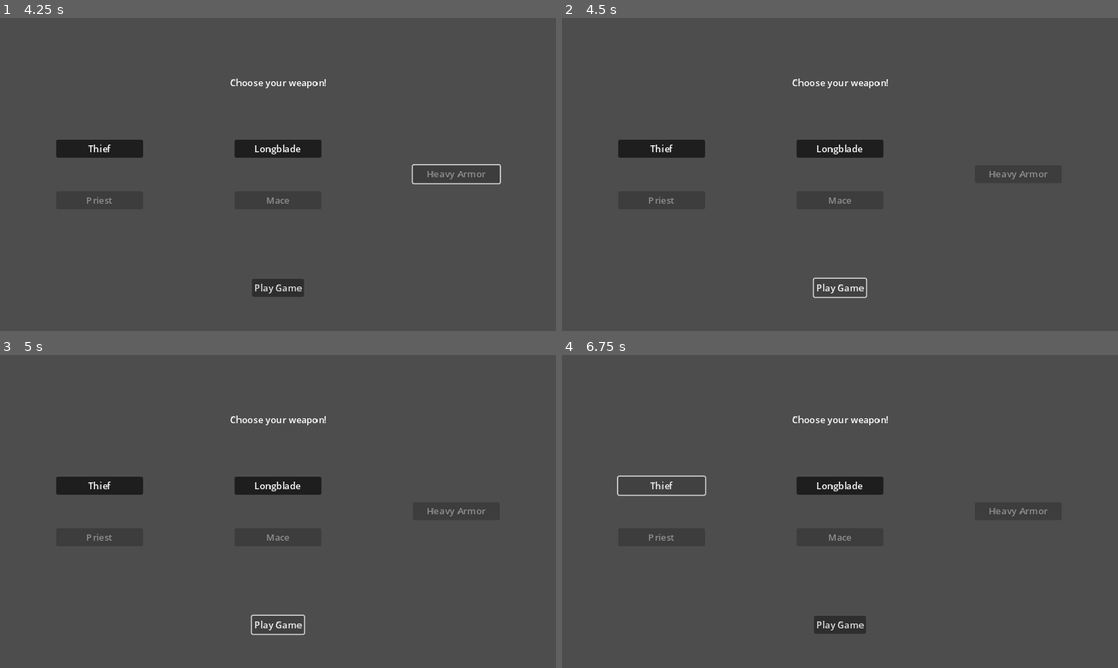
Above: before the commit, frames 1-4 (two rows, left to right).
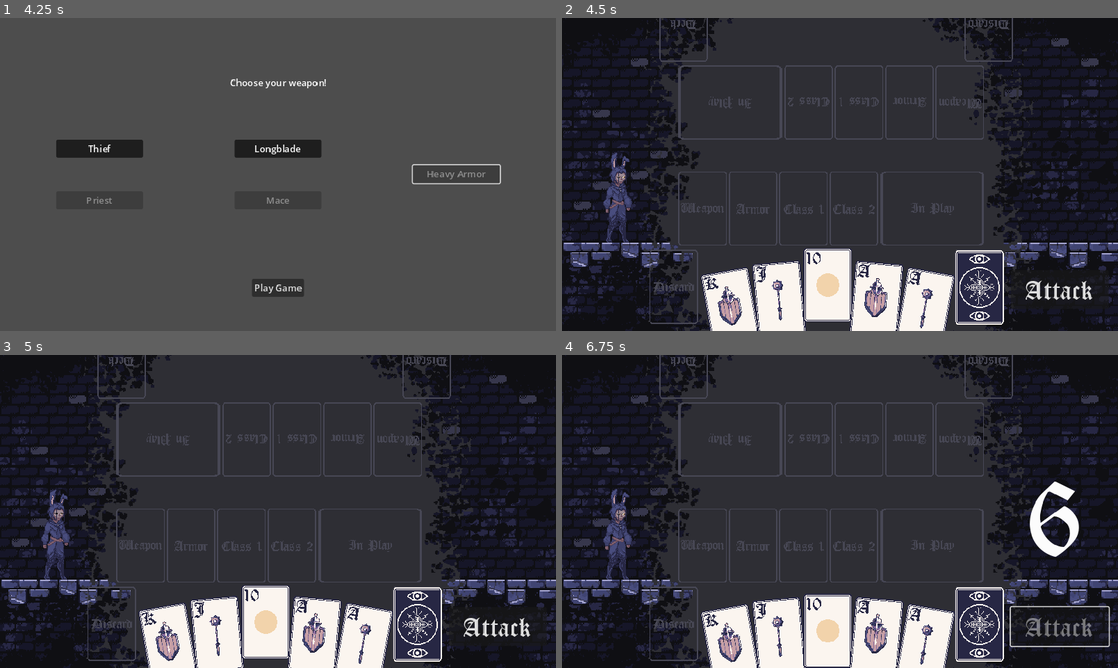
Above: after the commit, the same moments.

Repository: grahamcr4cker/PracticeCards
Game: Godot game, scene res://main_menu.tscn
The game is run twice, just before and just after one commit, with the same random seed, the same clock (stepped at 60 frames per second) and the same inputs.
Inputs (mouse positions are in pixels of both pictures, inside the frame that each line leads up to):
- Up to frame 1 (4.25 s): click "Thief" at 0.5 s; click "Priest" at 1.25 s; click "Longblade" at 2 s; click "Mace" at 2.75 s; click "Heavy Armor" at 3.5 s
- Up to frame 2 (4.5 s): click "Play Game" at 4.25 s
- Up to frame 3 (5 s): no input
- Up to frame 4 (6.75 s): click (840, 624) at 5 s, where only the run before the commit has a clickable "Play Game"; click (1062, 627) at 5.75 s, where only the run after the commit has a clickable "Attack"; click (662, 486) at 6.5 s, where only the run before the commit has a clickable "Thief"

Frame 1 is identical in both runs. In frame 2, 93% of the frame differs, in the area x 0-100%, y 0-100%; in frame 3, 93%; in frame 4, 93%.
Error before the commit: Parse Error: Could not preload resource file "res://PlayableCard.tscn". (res://card_library.gd:49)
Error after the commit: Invalid assignment of property or key 'parameters/conditions/is_clicked' with value of type 'bool' on a base object of type 'AnimationTree'. (res://PlayableCar…

Commit message:
Revert "Attempt 3"

Diff:
--- a/PlayableCard.gd
+++ b/PlayableCard.gd
@@ -54,7 +54,6 @@
 	if Input.is_action_just_released("leftclick"):
 		animation_tree["parameters/conditions/is_clicked"] = true
 		await get_tree().create_timer(.3).timeout
-		await get_tree().create_timer(.6).timeout
 		if is_face_card:
 			GameBoard.add_in_play_to_stack(duplicate())
 		else:
--- a/PlayableCard.tscn
+++ b/PlayableCard.tscn
@@ -1,7 +1,5 @@
 [gd_scene load_steps=13 format=3 uid="uid://c2qfawiylebo5"]
-[gd_scene load_steps=19 format=3 uid="uid://c2qfawiylebo5"]
 
-[ext_resource type="Material" uid="uid://c2aiki26mcnqh" path="res://WhiteColorShader.tres" id="1_1bw0v"]
 [ext_resource type="Texture2D" uid="uid://bhwmi0xufos0m" path="res://assets/Card Art/card_back.png" id="1_il4xp"]
 [ext_resource type="Script" path="res://PlayableCard.gd" id="2_sp0tm"]
 
@@ -38,68 +36,10 @@
 "values": [Vector2(0, 0), Vector2(0, -20)]
 }
 
-[sub_resource type="Animation" id="Animation_12ir5"]
-resource_name = "teleport_out"
-length = 0.6
-tracks/0/type = "value"
-tracks/0/imported = false
-tracks/0/enabled = true
-tracks/0/path = NodePath(".:scale")
-tracks/0/interp = 1
-tracks/0/loop_wrap = true
-tracks/0/keys = {
-"times": PackedFloat32Array(0, 0.1, 0.4),
-"transitions": PackedFloat32Array(1, 1, 1),
-"update": 0,
-"values": [Vector2(1, 1), Vector2(1.2, 1.2), Vector2(0, 2.5)]
-}
-tracks/1/type = "value"
-tracks/1/imported = false
-tracks/1/enabled = true
-tracks/1/path = NodePath(".:material:shader_parameter/active")
-tracks/1/interp = 1
-tracks/1/loop_wrap = true
-tracks/1/keys = {
-"times": PackedFloat32Array(0, 0.1, 0.4),
-"transitions": PackedFloat32Array(1, 1, 1),
-"update": 1,
-"values": [false, true, true]
-}
-
-[sub_resource type="Animation" id="Animation_khx1q"]
-length = 0.001
-tracks/0/type = "value"
-tracks/0/imported = false
-tracks/0/enabled = true
-tracks/0/path = NodePath(".:scale")
-tracks/0/interp = 1
-tracks/0/loop_wrap = true
-tracks/0/keys = {
-"times": PackedFloat32Array(0),
-"transitions": PackedFloat32Array(1),
-"update": 0,
-"values": [Vector2(1, 1)]
-}
-tracks/1/type = "value"
-tracks/1/imported = false
-tracks/1/enabled = true
-tracks/1/path = NodePath(".:material:shader_parameter/active")
-tracks/1/interp = 1
-tracks/1/loop_wrap = true
-tracks/1/keys = {
-"times": PackedFloat32Array(0),
-"transitions": PackedFloat32Array(1),
-"update": 1,
-"values": [false]
-}
-
 [sub_resource type="AnimationLibrary" id="AnimationLibrary_y41vu"]
 _data = {
-"RESET": SubResource("Animation_khx1q"),
 "idle": SubResource("Animation_xwct2"),
 "snap_up": SubResource("Animation_2jh8b")
-"snap_up": SubResource("Animation_2jh8b"),
-"teleport_out": SubResource("Animation_12ir5")
 }
 
 [sub_resource type="RectangleShape2D" id="RectangleShape2D_dcb6b"]
@@ -110,9 +50,6 @@
 
 [sub_resource type="AnimationNodeAnimation" id="AnimationNodeAnimation_twr1o"]
 animation = &"snap_up"
-
-[sub_resource type="AnimationNodeAnimation" id="AnimationNodeAnimation_24ien"]
-animation = &"teleport_out"
 
 [sub_resource type="AnimationNodeStateMachineTransition" id="AnimationNodeStateMachineTransition_hjsq5"]
 advance_mode = 2
@@ -125,27 +62,17 @@
 advance_mode = 2
 advance_condition = &"is_idle"
 
-[sub_resource type="AnimationNodeStateMachineTransition" id="AnimationNodeStateMachineTransition_kekhs"]
-advance_mode = 2
-advance_condition = &"is_clicked"
-
 [sub_resource type="AnimationNodeStateMachine" id="AnimationNodeStateMachine_aapqk"]
 states/Start/position = Vector2(195, 100)
 states/idle/node = SubResource("AnimationNodeAnimation_wew4i")
 states/idle/position = Vector2(352, 100)
 states/snap_up/node = SubResource("AnimationNodeAnimation_twr1o")
 states/snap_up/position = Vector2(538, 100)
-states/teleport_out/node = SubResource("AnimationNodeAnimation_24ien")
-states/teleport_out/position = Vector2(678, 100)
-transitions = ["Start", "idle", SubResource("AnimationNodeStateMachineTransition_hjsq5"), "idle", "snap_up", SubResource("AnimationNodeStateMachineTransition_doclu"), "snap_up", "idle", SubResource("AnimationNodeStateMachineTransition_a22eq"), "snap_up", "teleport_out", SubResource("AnimationNodeStateMachineTransition_kekhs")]
-
-[sub_resource type="AnimationNodeStateMachinePlayback" id="AnimationNodeStateMachinePlayback_7215h"]
+transitions = ["Start", "idle", SubResource("AnimationNodeStateMachineTransition_hjsq5"), "idle", "snap_up", SubResource("AnimationNodeStateMachineTransition_doclu"), "snap_up", "idle", SubResource("AnimationNodeStateMachineTransition_a22eq")]
 
 [node name="PlayableCard" type="Sprite2D"]
-material = ExtResource("1_1bw0v")
 texture = ExtResource("1_il4xp")
 offset = Vector2(0, -3.98989)
-offset = Vector2(0, -5)
 script = ExtResource("2_sp0tm")
 
 [node name="Animation Player" type="AnimationPlayer" parent="."]
@@ -163,8 +90,6 @@
 tree_root = SubResource("AnimationNodeStateMachine_aapqk")
 anim_player = NodePath("../Animation Player")
 active = true
-parameters/playback = SubResource("AnimationNodeStateMachinePlayback_7215h")
-parameters/conditions/is_clicked = false
 parameters/conditions/is_focused = false
 parameters/conditions/is_idle = false
 
